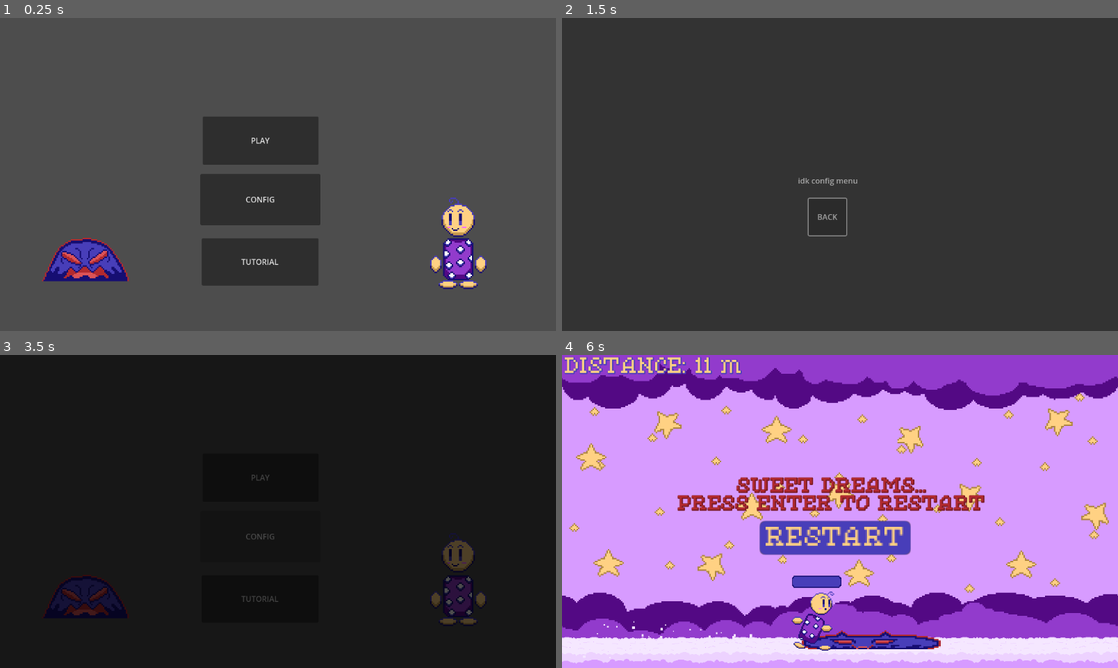
Above: before the commit, frames 1-4 (two rows, left to right).
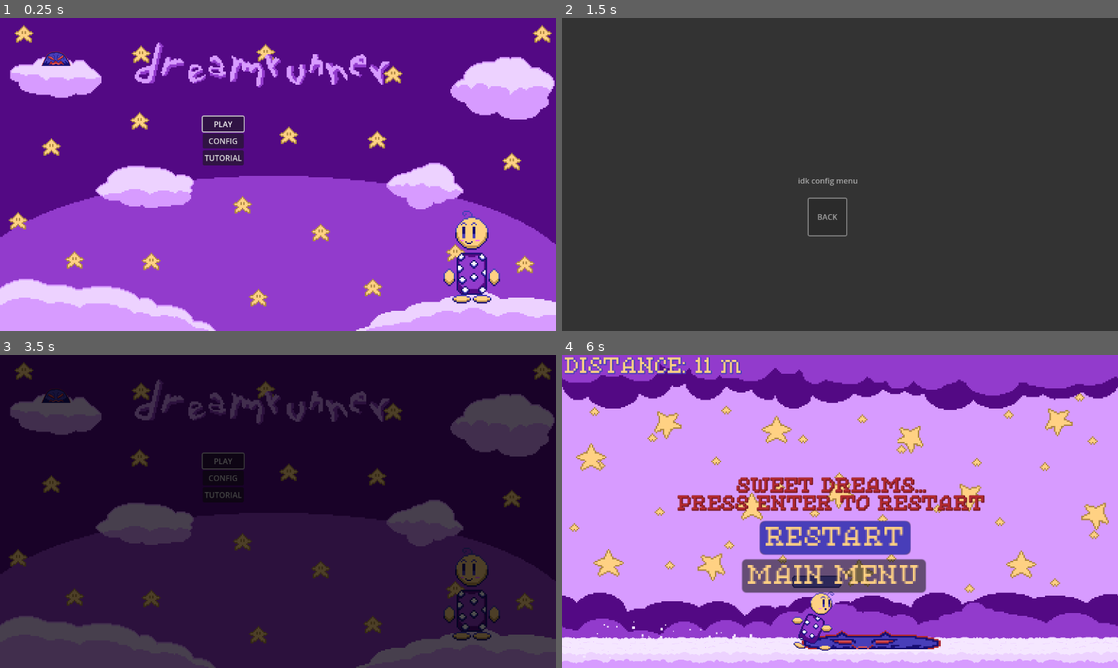
Above: after the commit, the same moments.

Repository: jacio-m/DreamRunner
Game: Godot game, scene res://HUD/main_menu.tscn
Same seed, same stepped clock (60 frames per second), same inputs: the game is played once before the commit and once after it.
Inputs:
- Up to frame 1 (0.25 s): no input
- Up to frame 2 (1.5 s): click "CONFIG" at 0.5 s; click "BACK" at 1.25 s
- Up to frame 3 (3.5 s): click "TUTORIAL" at 2 s; click "BACK" at 2.75 s
- Up to frame 4 (6 s): click "PLAY" at 3.5 s; tap Enter (ui_accept) at 4.25, 4.52, 5.27 s; hold Right (ui_right) 4.28-5.78 s; hold Left (ui_left) from 5.78 s (still down)

The runs differ from the first frame. In frame 1, 100% of the frame differs, in the area x 0-100%, y 0-100%; in frame 2, nothing differs; in frame 3, 53%; in frame 4, 3.6%.

Commit message:
Working on Main Menu Buttons
Working on the main menu buttons and added a button to make the transition between level and main menu

Diff:
--- a/HUD/game_over.tscn
+++ b/HUD/game_over.tscn
@@ -4,7 +4,6 @@
 
 [sub_resource type="StyleBoxFlat" id="StyleBoxFlat_qrorf"]
 bg_color = Color(0.282353, 0.243137, 0.72549, 1)
-border_color = Color(0.8, 0.8, 0.8, 0)
 corner_radius_top_left = 4
 corner_radius_top_right = 4
 corner_radius_bottom_right = 4
@@ -48,3 +47,25 @@
 theme_override_fonts/font = ExtResource("1_qrorf")
 theme_override_styles/focus = SubResource("StyleBoxFlat_qrorf")
 text = "RESTART"
+
+[node name="MenuButton" type="Button" parent="."]
+anchors_preset = 8
+anchor_left = 0.5
+anchor_top = 0.5
+anchor_right = 0.5
+anchor_bottom = 0.5
+offset_left = -203.0
+offset_top = 99.0
+offset_right = -76.0
+offset_bottom = 122.0
+grow_horizontal = 2
+grow_vertical = 2
+scale = Vector2(3, 3)
+size_flags_horizontal = 4
+size_flags_vertical = 4
+theme_override_colors/font_color = Color(1, 0.819608, 0.513726, 1)
+theme_override_colors/font_focus_color = Color(1, 0.819608, 0.513726, 1)
+theme_override_colors/font_pressed_color = Color(1, 0.819608, 0.513726, 1)
+theme_override_fonts/font = ExtResource("1_qrorf")
+theme_override_styles/focus = SubResource("StyleBoxFlat_qrorf")
+text = "MAIN MENU"
--- a/HUD/main_menu.tscn
+++ b/HUD/main_menu.tscn
@@ -1,12 +1,34 @@
-[gd_scene load_steps=10 format=3 uid="uid://dqgwbeljp3ujc"]
+[gd_scene load_steps=16 format=3 uid="uid://dqgwbeljp3ujc"]
 
 [ext_resource type="Script" uid="uid://yfc80vp1mx8r" path="res://main_menu.gd" id="1_tssjr"]
 [ext_resource type="Texture2D" uid="uid://v6uyn720apd5" path="res://Player/Idle Animation/child_idle1.png" id="2_l7hc5"]
+[ext_resource type="Texture2D" uid="uid://c4dofmepmfprr" path="res://HUD/Sprites/main_menu1.png" id="2_qvokx"]
 [ext_resource type="Texture2D" uid="uid://dw8ipdqwq15no" path="res://Enemies/Shadows Sprites/shadow_blob1.png" id="2_yudvj"]
 [ext_resource type="Texture2D" uid="uid://du0161pyyoxcc" path="res://Player/Idle Animation/child_idle2.png" id="3_mg70j"]
 [ext_resource type="Texture2D" uid="uid://8f3fxo7yxvft" path="res://Enemies/Shadows Sprites/shadow_blob2.png" id="3_qvokx"]
+[ext_resource type="Texture2D" uid="uid://w0nvdxht75ab" path="res://HUD/Sprites/menu_title1.png" id="3_tcarw"]
+[ext_resource type="Texture2D" uid="uid://c0twmjdxjr7yl" path="res://HUD/Sprites/menu_title2.png" id="4_qs2e7"]
 [ext_resource type="Texture2D" uid="uid://8mu8af5r3x1k" path="res://Player/Idle Animation/child_idle3.png" id="4_yudvj"]
 [ext_resource type="Texture2D" uid="uid://c7cwnnnifrnu5" path="res://Player/Idle Animation/child_idle4.png" id="5_qvokx"]
+[ext_resource type="Texture2D" uid="uid://b85m4btt0vx5h" path="res://HUD/Sprites/menu_title3.png" id="5_xudqj"]
+[ext_resource type="Script" uid="uid://bdq5iqqq4egxr" path="res://HUD/menu_buttons.gd" id="6_qs2e7"]
+
+[sub_resource type="SpriteFrames" id="SpriteFrames_fqn15"]
+animations = [{
+"frames": [{
+"duration": 1.0,
+"texture": ExtResource("3_tcarw")
+}, {
+"duration": 1.0,
+"texture": ExtResource("4_qs2e7")
+}, {
+"duration": 1.0,
+"texture": ExtResource("5_xudqj")
+}],
+"loop": true,
+"name": &"Title Animation",
+"speed": 7.0
+}]
 
 [sub_resource type="SpriteFrames" id="SpriteFrames_6co8s"]
 animations = [{
@@ -45,38 +67,48 @@
 [node name="MainMenu" type="Node"]
 script = ExtResource("1_tssjr")
 
-[node name="PlayButton" type="Button" parent="."]
+[node name="Sprite2D" type="Sprite2D" parent="."]
+scale = Vector2(3, 3)
+texture = ExtResource("2_qvokx")
+centered = false
+
+[node name="Title" type="AnimatedSprite2D" parent="."]
+scale = Vector2(3, 3)
+sprite_frames = SubResource("SpriteFrames_fqn15")
+animation = &"Title Animation"
+frame = 1
+frame_progress = 0.0210648
+centered = false
+
+[node name="MenuButtons" type="VBoxContainer" parent="."]
 offset_left = 420.0
 offset_top = 204.0
-offset_right = 660.0
-offset_bottom = 304.0
+offset_right = 460.0
+offset_bottom = 244.0
+script = ExtResource("6_qs2e7")
+
+[node name="PlayButton" type="Button" parent="MenuButtons"]
+layout_mode = 2
 text = "PLAY"
 
-[node name="ConfigButton" type="Button" parent="."]
-offset_left = 415.0
-offset_top = 323.0
-offset_right = 664.0
-offset_bottom = 429.0
+[node name="ConfigButton" type="Button" parent="MenuButtons"]
+layout_mode = 2
 text = "CONFIG"
 
-[node name="TutorialButton" type="Button" parent="."]
-offset_left = 418.0
-offset_top = 456.0
-offset_right = 660.0
-offset_bottom = 554.0
+[node name="TutorialButton" type="Button" parent="MenuButtons"]
+layout_mode = 2
 text = "TUTORIAL"
 
 [node name="ShadowIdle" type="AnimatedSprite2D" parent="."]
-position = Vector2(180, 449)
-scale = Vector2(3, 3)
+position = Vector2(117, 67)
 sprite_frames = SubResource("SpriteFrames_6co8s")
 animation = &"Shadow Idle"
-frame_progress = 0.981968
+frame_progress = 0.626949
 
 [node name="ChildIdle" type="AnimatedSprite2D" parent="."]
-position = Vector2(948, 465)
+position = Vector2(976, 495)
 scale = Vector2(3, 3)
 sprite_frames = SubResource("SpriteFrames_fojc5")
 animation = &"Child Idle"
-frame_progress = 0.889329
+frame_progress = 0.50171
 flip_h = true
--- /dev/null
+++ b/HUD/menu_buttons.gd
@@ -0,0 +1,4 @@
+extends VBoxContainer
+
+func _ready():
+	$PlayButton.grab_focus()
--- a/Levels/Scenes/level.gd
+++ b/Levels/Scenes/level.gd
@@ -29,6 +29,8 @@
 	screen_size = get_viewport().get_visible_rect().size
 	ground_height = $Ground.get_node("Sprite2D").texture.get_height()
 	$GameOver.get_node("Button").pressed.connect(new_game)
+	$GameOver.get_node("MenuButton").pressed.connect(func():
+		await FadeAnimation.fade_to_scene("res://HUD/main_menu.tscn"))
 	FadeAnimation.fade_out()
 	new_game()
 
--- a/main_menu.gd
+++ b/main_menu.gd
@@ -1,12 +1,14 @@
 extends Node
 
 func _ready():
+	if get_tree().paused == true:
+		get_tree().paused = false
 	$ChildIdle.play("Child Idle")
 	$ShadowIdle.play("Shadow Idle")
-	$PlayButton.pressed.connect(play_game)
-	$ConfigButton.pressed.connect(config_scene)
-	$TutorialButton.pressed.connect(tutorial_scene)
-
+	$Title.play("Title Animation")
+	$MenuButtons/PlayButton.pressed.connect(play_game)
+	$MenuButtons/ConfigButton.pressed.connect(config_scene)
+	$MenuButtons/TutorialButton.pressed.connect(tutorial_scene)
 
 func play_game():
 	FadeAnimation.fade_to_scene("res://Levels/Scenes/main.tscn")
Not shown, added: HUD/menu_buttons.gd.uid
